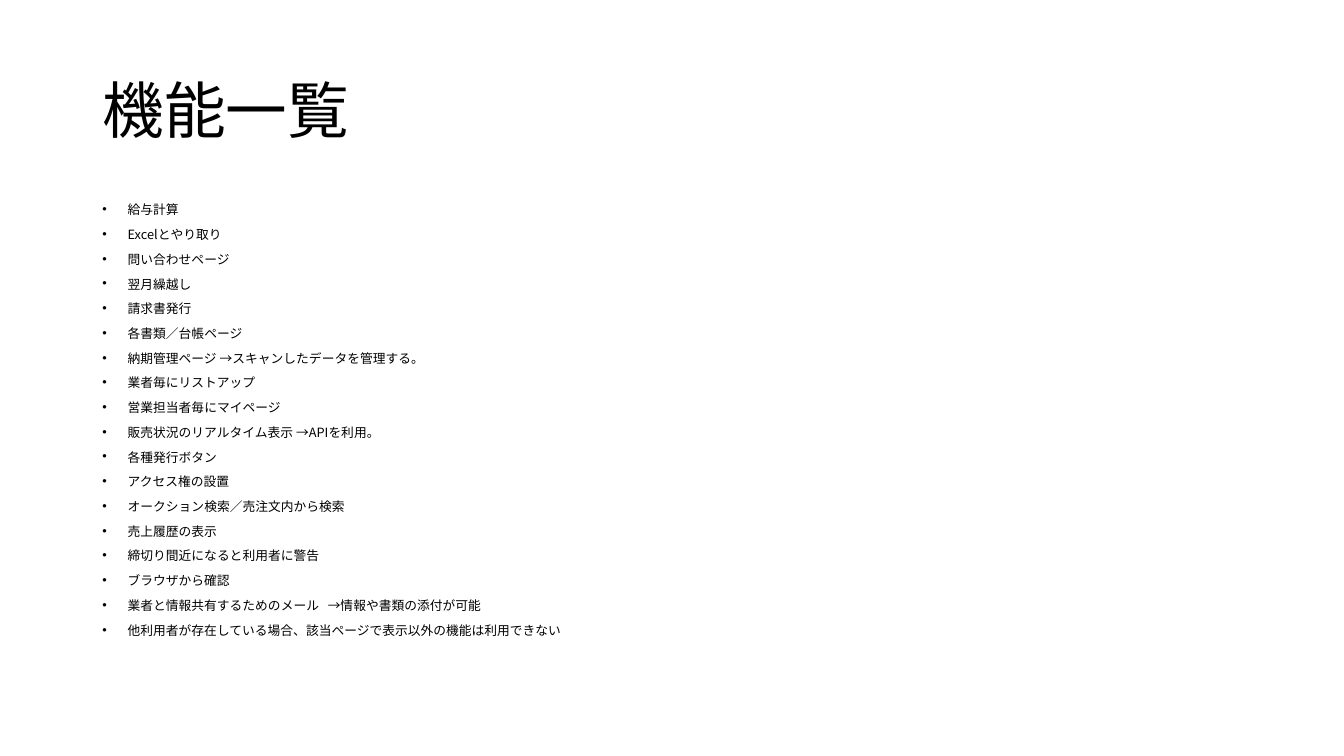
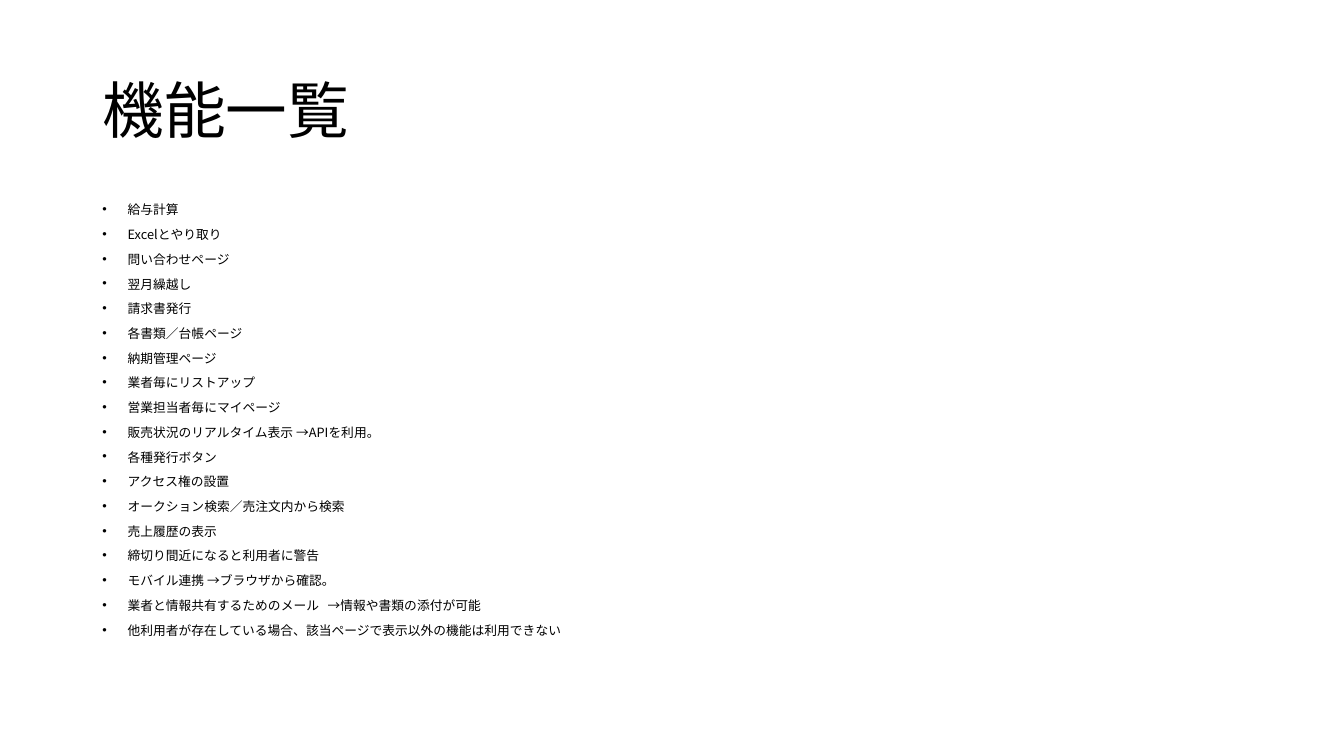
Before and after one commit to masapoyo/sugukuru, a slide deck: slide 7 of Presentation/要件定義.pptx. Drawn at 1344x756 pixels with LibreOffice and Linux fonts; fonts in the diff are those of the drawing. Boxes give left, top, right and bottom in pixels: in the first picture for what was removed or moved away, otherwise in the second. Text is boxed around its words. In the diff, an @@ line names an element or a change of style, - is before the commit and + after.

```diff
--- a/Presentation/要件定義.pptx
+++ b/Presentation/要件定義.pptx
@@ text at box(128, 352, 217, 364): text changed @@
-• 納期管理ページ →スキャンしたデータを管理する。
+• 納期管理ページ
@@ text at box(128, 574, 335, 586): text changed @@
-• ブラウザから確認
+• モバイル連携 →ブラウザから確認。
```
Also in this commit, not shown: 7 other slides changed, 2 slides added, 1 slide removed.
